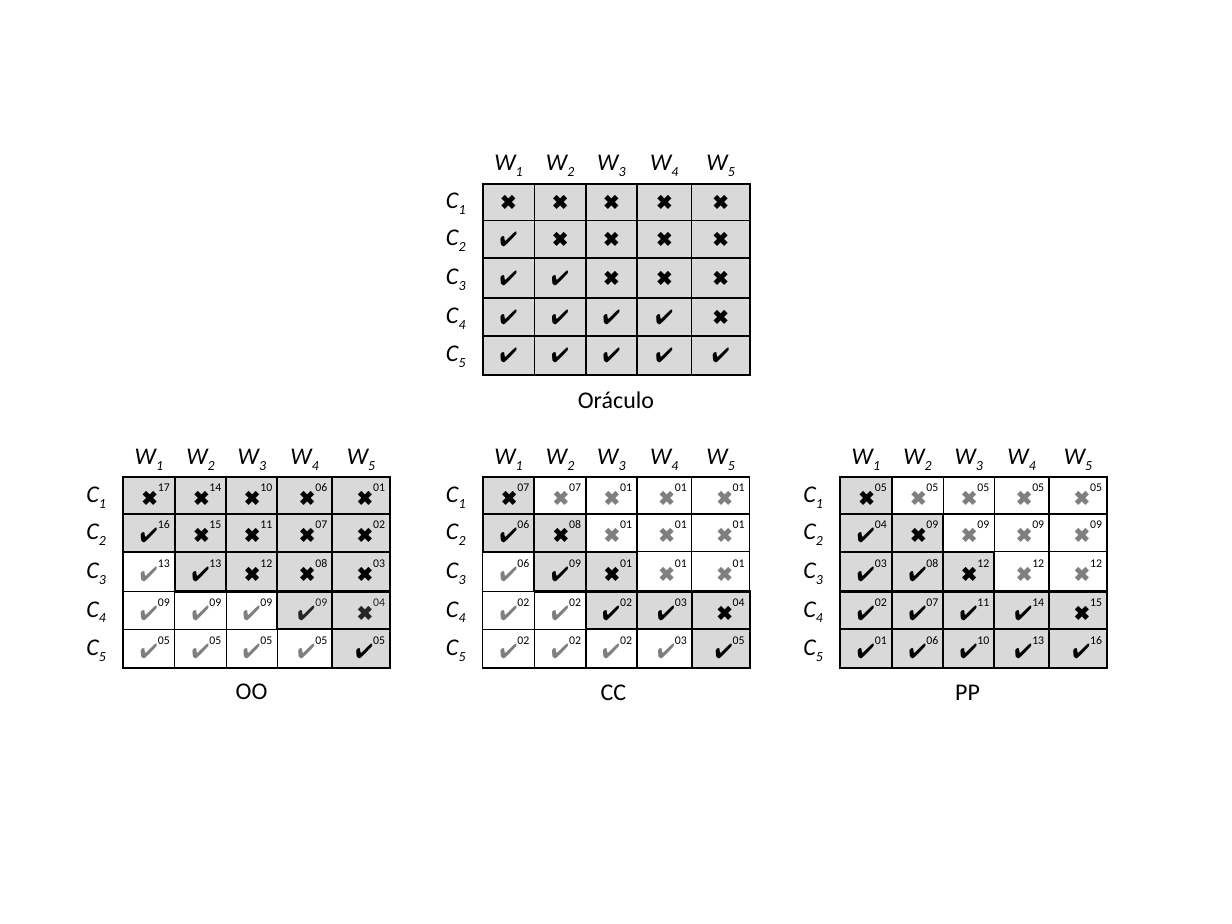
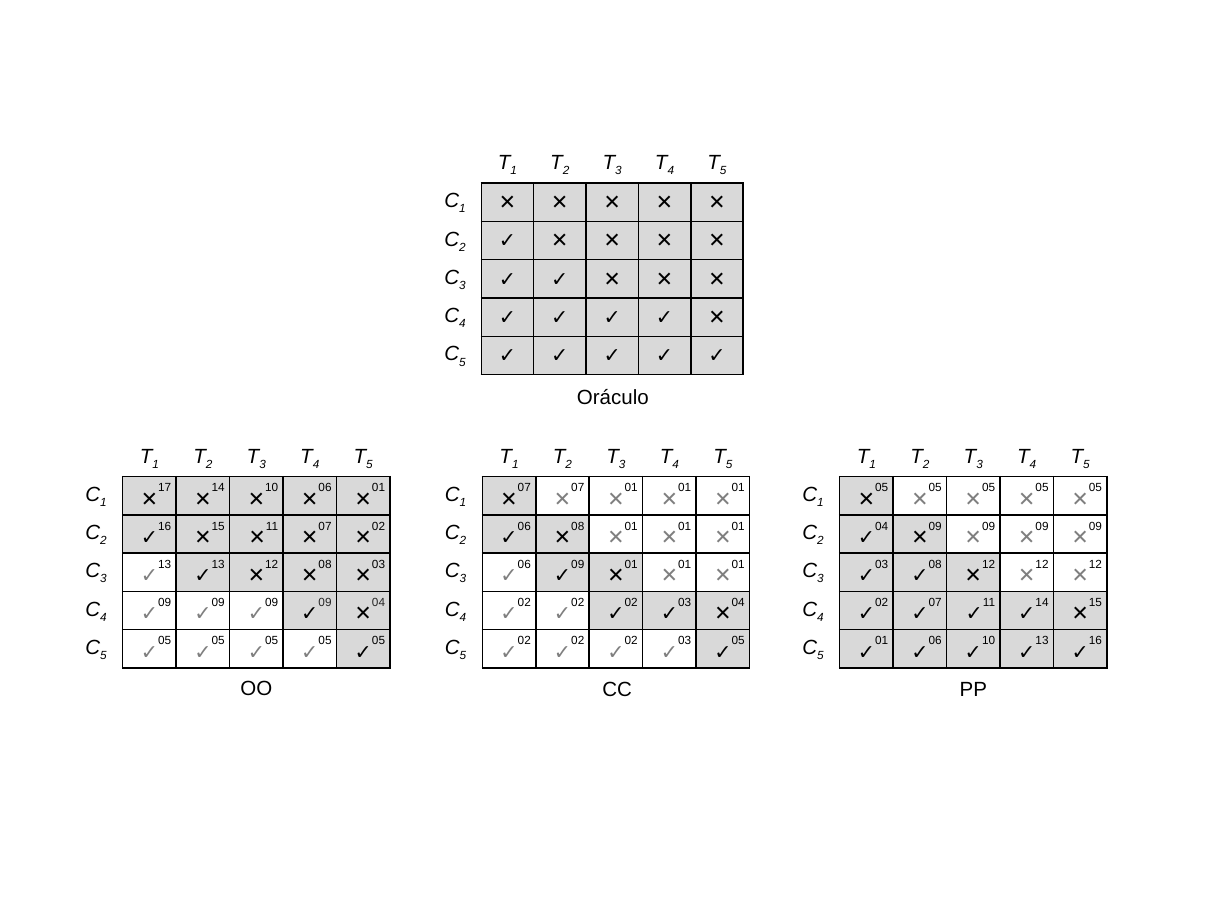
Before and after one commit to marcelocg/Dissertacao, a slide deck: slide 13 of Diagramas/cloud-capacitor-figuras.pptx (slide 4 before the commit). Drawn at 1232x924 pixels with LibreOffice and Linux fonts; fonts in the diff are those of the drawing. Boxes give left, top, right and bottom in pixels: in the first picture for what was removed or moved away, otherwise in the second. Text is boxed around its words. In the diff, an @@ line names an element or a change of style, - is before the commit and + after.

```diff
--- a/Diagramas/cloud-capacitor-figuras.pptx
+++ b/Diagramas/cloud-capacitor-figuras.pptx
@@ table at <box>429,145,747,376</box> @@
-row 1:  | W1 | W2 | W3 | W4 | W5
+row 1:  | T1 | T2 | T3 | T4 | T5
-row 2: C1 | ✖ | ✖ | ✖ | ✖ | ✖
+row 2: C1 | ✕ | ✕ | ✕ | ✕ | ✕
-row 3: C2 | ✔ | ✖ | ✖ | ✖ | ✖
+row 3: C2 | ✓ | ✕ | ✕ | ✕ | ✕
-row 4: C3 | ✔ | ✔ | ✖ | ✖ | ✖
+row 4: C3 | ✓ | ✓ | ✕ | ✕ | ✕
-row 5: C4 | ✔ | ✔ | ✔ | ✔ | ✖
+row 5: C4 | ✓ | ✓ | ✓ | ✓ | ✕
-row 6: C5 | ✔ | ✔ | ✔ | ✔ | ✔
+row 6: C5 | ✓ | ✓ | ✓ | ✓ | ✓
@@ size 14 to 12 pt, font Calibri to Arial in "C1", "C2", "C3", "C4" and 1 more places @@
@@ borders changed @@
@@ table at <box>69,439,387,669</box> @@
-row 1:  | W1 | W2 | W3 | W4 | W5
+row 1:  | T1 | T2 | T3 | T4 | T5
-row 2: C1 | ✖17 | ✖14 | ✖10 | ✖06 | ✖01
+row 2: C1 | ✕17 | ✕14 | ✕10 | ✕06 | ✕01
-row 3: C2 | ✔16 | ✖15 | ✖11 | ✖07 | ✖02
+row 3: C2 | ✓16 | ✕15 | ✕11 | ✕07 | ✕02
-row 4: C3 | ✔13 | ✔13 | ✖12 | ✖08 | ✖03
+row 4: C3 | ✓13 | ✓13 | ✕12 | ✕08 | ✕03
-row 5: C4 | ✔09 | ✔09 | ✔09 | ✔09 | ✖04
+row 5: C4 | ✓09 | ✓09 | ✓09 | ✓09 | ✕04
-row 6: C5 | ✔05 | ✔05 | ✔05 | ✔05 | ✔05
+row 6: C5 | ✓05 | ✓05 | ✓05 | ✓05 | ✓05
@@ size 14 to 12 pt, font Calibri to Arial in "C1", "C2", "C3", "C4" and 1 more places @@
@@ borders changed @@
@@ table: place and size @@
-table at <box>69,439,391,669</box>
+table at <box>69,439,387,669</box>
@@ table at <box>429,439,747,669</box> @@
-row 1:  | W1 | W2 | W3 | W4 | W5
+row 1:  | T1 | T2 | T3 | T4 | T5
-row 2: C1 | ✖07 | ✖07 | ✖01 | ✖01 | ✖01
+row 2: C1 | ✕07 | ✕07 | ✕01 | ✕01 | ✕01
-row 3: C2 | ✔06 | ✖08 | ✖01 | ✖01 | ✖01
+row 3: C2 | ✓06 | ✕08 | ✕01 | ✕01 | ✕01
-row 4: C3 | ✔06 | ✔09 | ✖01 | ✖01 | ✖01
+row 4: C3 | ✓06 | ✓09 | ✕01 | ✕01 | ✕01
-row 5: C4 | ✔02 | ✔02 | ✔02 | ✔03 | ✖04
+row 5: C4 | ✓02 | ✓02 | ✓02 | ✓03 | ✕04
-row 6: C5 | ✔02 | ✔02 | ✔02 | ✔03 | ✔05
+row 6: C5 | ✓02 | ✓02 | ✓02 | ✓03 | ✓05
@@ size 14 to 12 pt, font Calibri to Arial in "C1", "C2", "C3", "C4" and 1 more places @@
@@ borders changed @@
@@ table at <box>786,439,1104,669</box> @@
-row 1:  | W1 | W2 | W3 | W4 | W5
+row 1:  | T1 | T2 | T3 | T4 | T5
-row 2: C1 | ✖05 | ✖05 | ✖05 | ✖05 | ✖05
+row 2: C1 | ✕05 | ✕05 | ✕05 | ✕05 | ✕05
-row 3: C2 | ✔04 | ✖09 | ✖09 | ✖09 | ✖09
+row 3: C2 | ✓04 | ✕09 | ✕09 | ✕09 | ✕09
-row 4: C3 | ✔03 | ✔08 | ✖12 | ✖12 | ✖12
+row 4: C3 | ✓03 | ✓08 | ✕12 | ✕12 | ✕12
-row 5: C4 | ✔02 | ✔07 | ✔11 | ✔14 | ✖15
+row 5: C4 | ✓02 | ✓07 | ✓11 | ✓14 | ✕15
-row 6: C5 | ✔01 | ✔06 | ✔10 | ✔13 | ✔16
+row 6: C5 | ✓01 | ✓06 | ✓10 | ✓13 | ✓16
@@ size 14 to 12 pt, font Calibri to Arial in "C1", "C2", "C3", "C4" and 1 more places @@
@@ borders changed @@
@@ table: place and size @@
-table at <box>786,439,1108,669</box>
+table at <box>786,439,1104,669</box>
@@ size 14 to 12 pt, font Calibri to Arial in 4 elements at <box>240,680,272,696</box>, <box>577,389,649,405</box>, <box>960,682,987,696</box>, <box>602,681,632,697</box> @@
```
Also in this commit, not shown: 2 other slides changed, 10 slides added, 13 other files.
